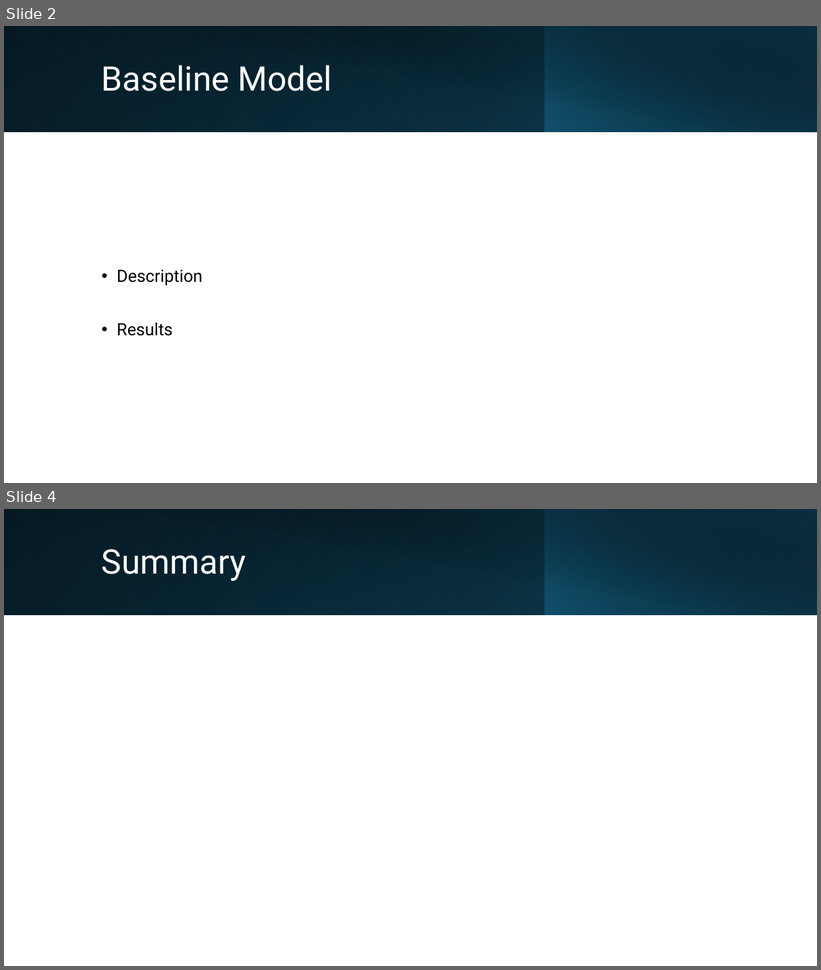
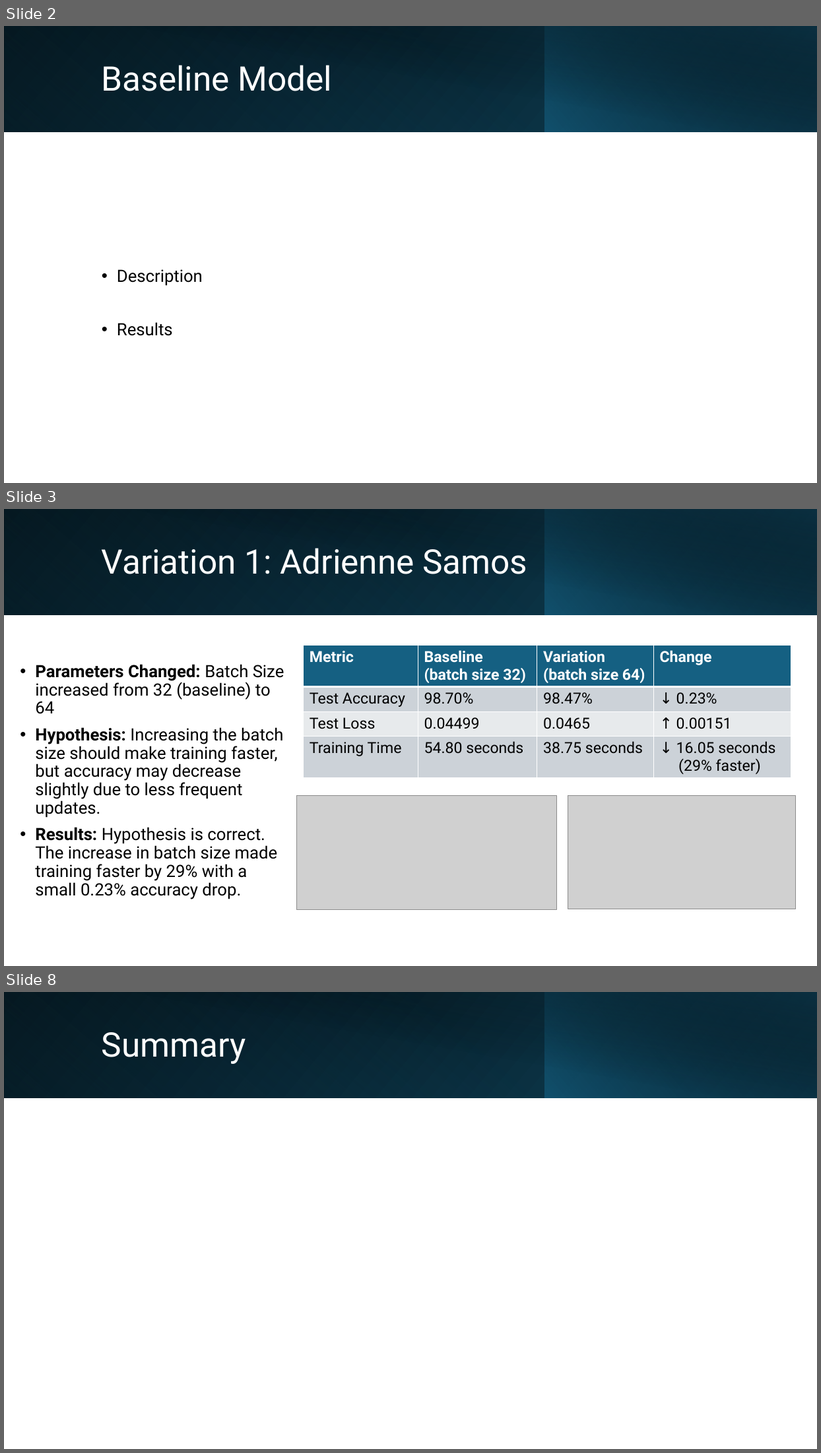
Before and after one commit to elliotmai/IN501-Unit-9-Assignment, a slide deck: IN501_Mai_Robinson_Samos_Turner_Vega_Unit9_Assignment.pptx. Shown one above the other, each under a label of ours: slides 2 and 4 before the commit, slides 2, 3 and 8 after it; the slides between them are not shown. The pictures are 821x970 and 821x1453 pixels, drawn with LibreOffice and Linux fonts; fonts in the diff are those of the drawing; grey boxes stand for pictures. Boxes give left, top, right and bottom in pixels: in the first picture for what was removed or moved away, otherwise in the second. Text is boxed around its words. In the diff, an @@ line names an element or a change of style, - is before the commit and + after.

```diff
--- a/IN501_Mai_Robinson_Samos_Turner_Vega_Unit9_Assignment.pptx
+++ b/IN501_Mai_Robinson_Samos_Turner_Vega_Unit9_Assignment.pptx
@@ slide 3 added at [4, 509, 817, 966], background #FFFFFF @@
@@ rectangle added at [4, 509, 817, 615], fill gradient #000000 to #104862 @@
@@ rectangle added at [4, 509, 546, 615], fill gradient #156082 to #0B3041 @@
@@ rectangle added at [34, 509, 817, 616], fill gradient #000000 to #0B3041 @@
@@ rectangle added at [545, 509, 817, 615], fill gradient #156082 to #000000 @@
@@ title added at [102, 548, 527, 574], 40 pt, text #FFFFFF @@
+Variation 1: Adrienne Samos
@@ table added at [304, 645, 791, 780], 4 rows, 4 columns @@
+Metric | Baseline (batch size 32) | Variation (batch size 64) | Change
+Test Accuracy | 98.70% | 98.47% | ↓ 0.23%
+Test Loss | 0.04499 | 0.0465 | ↑ 0.00151
+Training Time | 54.80 seconds | 38.75 seconds | ↓ 16.05 seconds (29% faster)
@@ text added at [35, 664, 284, 900], 20 pt, text #000000 @@
+• Parameters Changed: Batch Size increased from 32 (baseline) to 64
+• Hypothesis: Increasing the batch size should make training faster, but accuracy may decrease slightly due to less frequent updates.
+• Results: Hypothesis is correct. The increase in batch size made training faster by 29% with a small 0.23% accuracy drop.
@@ picture added at [297, 795, 556, 910] @@
@@ picture added at [568, 795, 796, 909] @@
@@ what was slide 4 is now slide 8 @@
```
Also in this commit, not shown: 1 slide changed, 3 other slides added, 3 other files.
